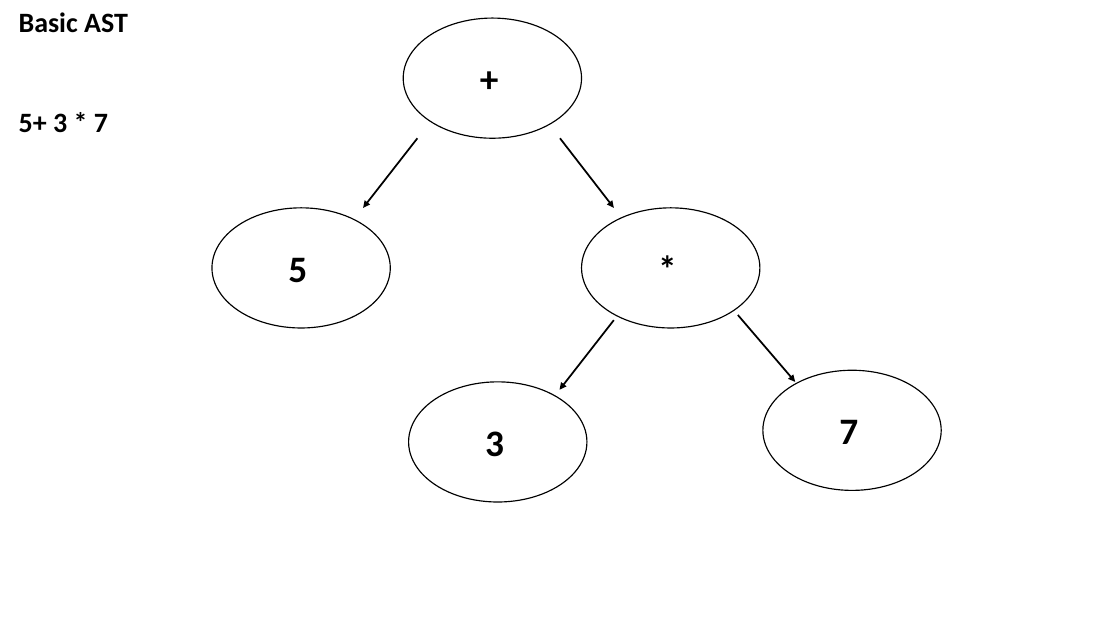
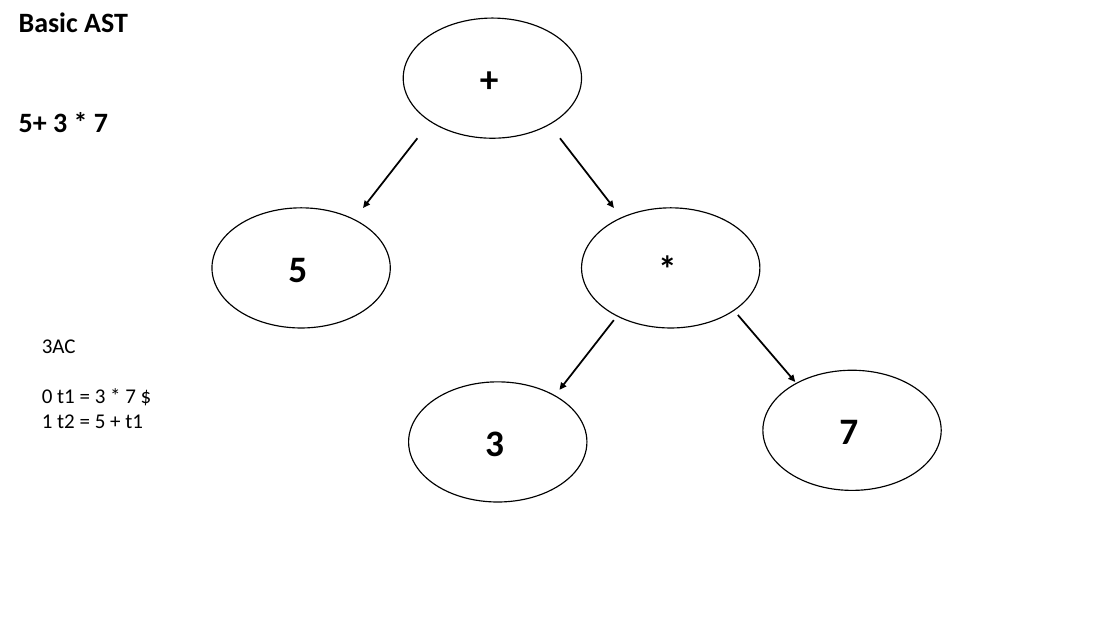
Before and after one commit to ChangJoseph/MeerCode, a slide deck: slide 1 of documentation/Annotated Syntax Trees.pptx. Drawn at 1120x630 pixels with LibreOffice and Linux fonts; fonts in the diff are those of the drawing. Boxes give left, top, right and bottom in pixels: in the first picture for what was removed or moved away, otherwise in the second. Text is boxed around its words. In the diff, an @@ line names an element or a change of style, - is before the commit and + after.

```diff
--- a/documentation/Annotated Syntax Trees.pptx
+++ b/documentation/Annotated Syntax Trees.pptx
@@ text added at [42,339,143,428], 18 pt, text #000000 @@
+3AC
+0 t1 = 3 * 7 $
+1 t2 = 5 + t1
```
Also in this commit, not shown: 5 other slides changed.
